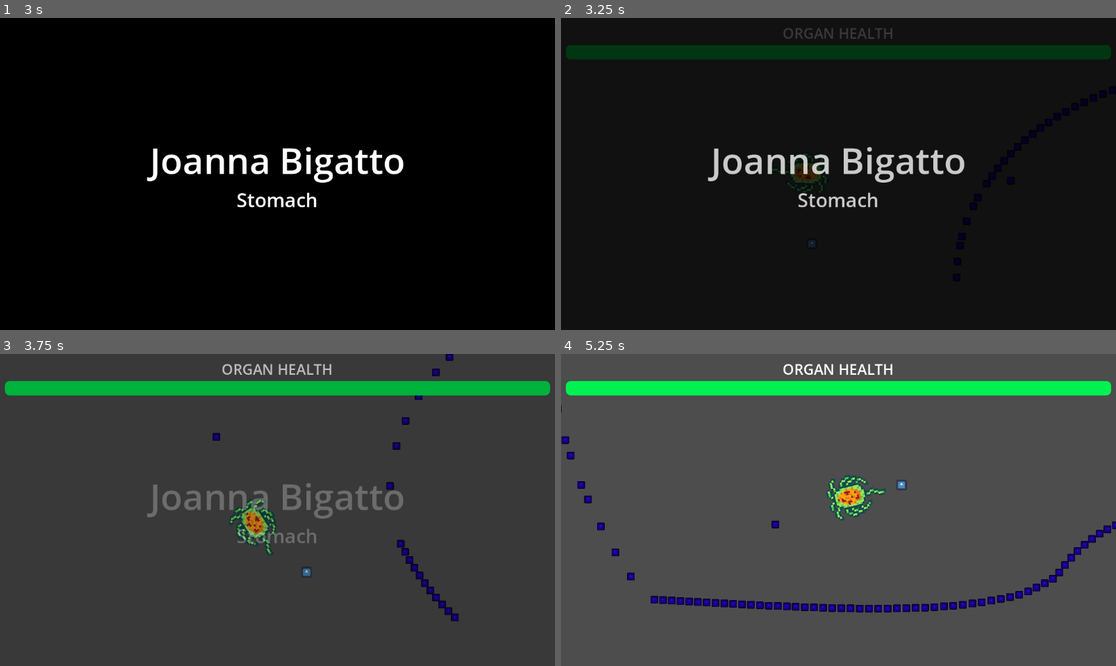
Above: before the commit, frames 1-4 (two rows, left to right).
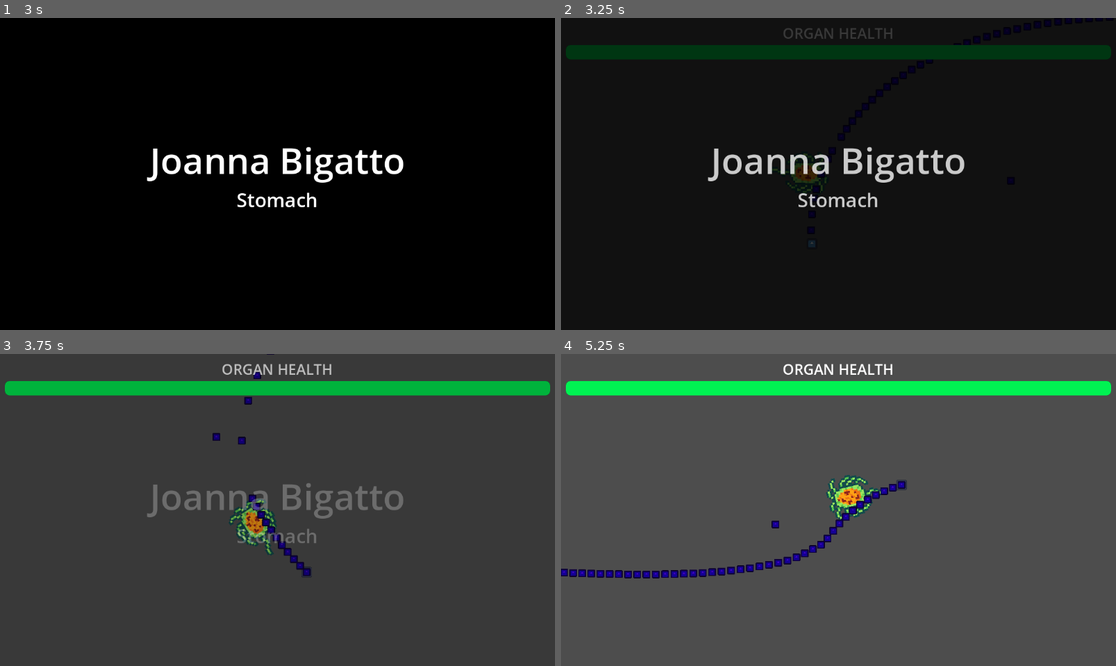
Above: after the commit, the same moments.

Repository: bgalerani94/godot-wild-jam-83
Game: Godot game, scene res://Prototypes/Scenes/Biga_enemy_follow_player.tscn
The game is run twice, just before and just after one commit, with the same random seed, the same clock (stepped at 60 frames per second) and the same inputs. This scene is started directly instead of the project's main scene. The engine's default icon, where the game draws it, is replaced by a stand-in: a white triangle on a blue panel in a dark square.
Inputs (mouse positions are in pixels of both pictures, inside the frame that each line leads up to):
- Up to frame 1 (3 s): tap Enter (ui_accept) at 0.5, 0.77, 1.25, 1.52, 2, 2.75 s; move the mouse to (249, 236) at 0.52 s; press the mouse at (249, 236) at 0.53 s; hold W (move_up) 0.53-2.03 s; move the mouse to (444, 220) at 1.27 s; release the mouse at (444, 220) at 1.28 s; click (444, 220) at 1.35 s; move the mouse to (111, 127) at 2.02 s; press the mouse at (111, 127) at 2.03 s; hold A (move_left) from 2.03 s (still down); move the mouse to (305, 174) at 2.77 s; release the mouse at (305, 174) at 2.78 s; click (305, 174) at 2.85 s
- Up to frame 2 (3.25 s): keep holding A (move_left); tap Enter (ui_accept) at 3.02 s
- Up to frame 3 (3.75 s): move the mouse to (194, 432) at 3.52 s; release A (move_left) at 3.53 s; press the mouse at (194, 432) at 3.53 s; hold S (move_down) from 3.53 s (still down)
- Up to frame 4 (5.25 s): tap Enter (ui_accept) at 3.77, 4.52 s; move the mouse to (960, 494) at 4.27 s; release S (move_down) at 4.28 s; release the mouse at (960, 494) at 4.28 s; hold D (move_right) 4.28-5.03 s; click (960, 494) at 4.35 s; move the mouse to (727, 525) at 5.02 s; press the mouse at (727, 525) at 5.03 s; hold W (move_up) from 5.03 s (still down)

Frame 1 is identical in both runs. In frame 2, less than 0.1% of the frame differs, in the area x 44-100%, y 0-84%; in frame 3, 1.0%; in frame 4, 3.5%, in the area x 0-100%, y 16-83%.

Commit message:
Update biga__test_enemy_2.gd

Diff:
--- a/Scripts/biga__test_enemy_2.gd
+++ b/Scripts/biga__test_enemy_2.gd
@@ -33,7 +33,7 @@
 func fire() -> void:
 	var bullet = bulletScn.instantiate()
 	bullet.position = global_position
-	$Bullets.add_child(bullet)
+	get_tree().current_scene.add_child(bullet)
 	var direction = (player.global_position - global_position).normalized()
 	bullet.apply_impulse(direction * 1000)
 
